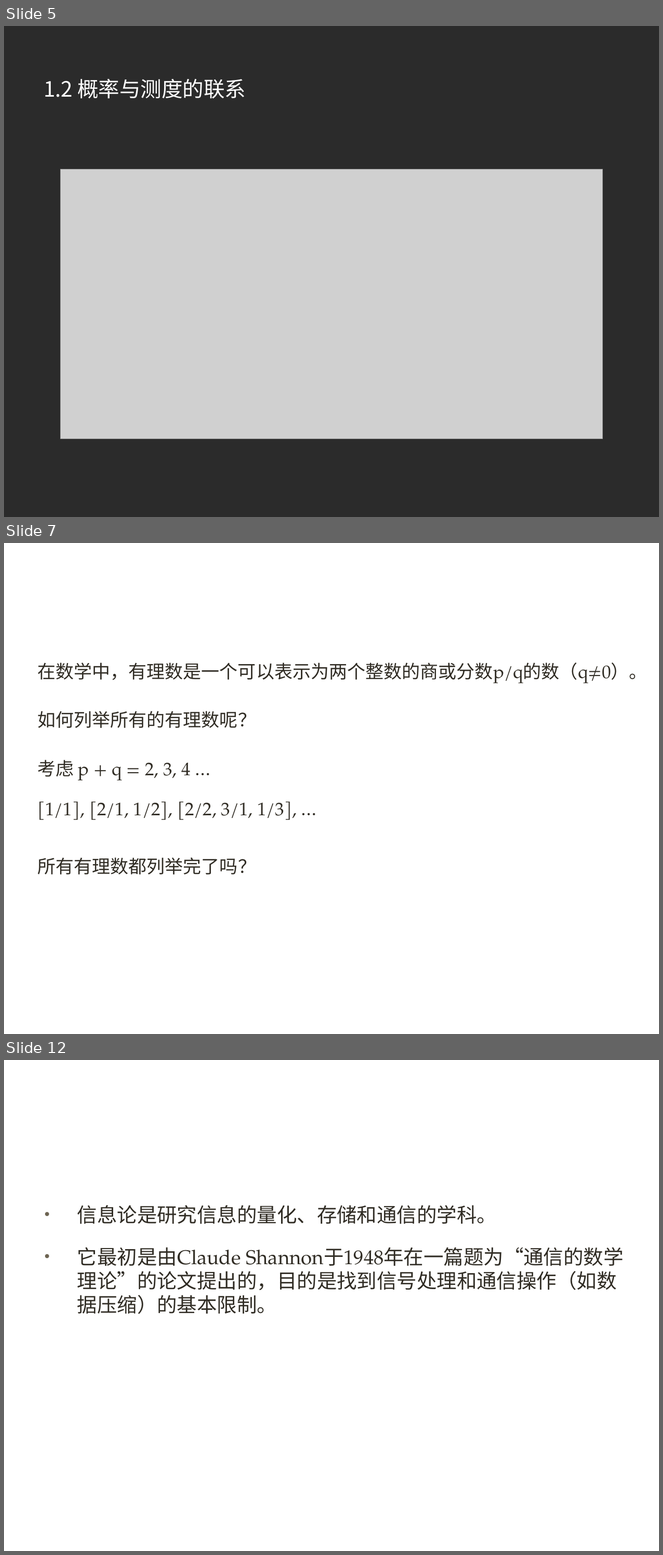
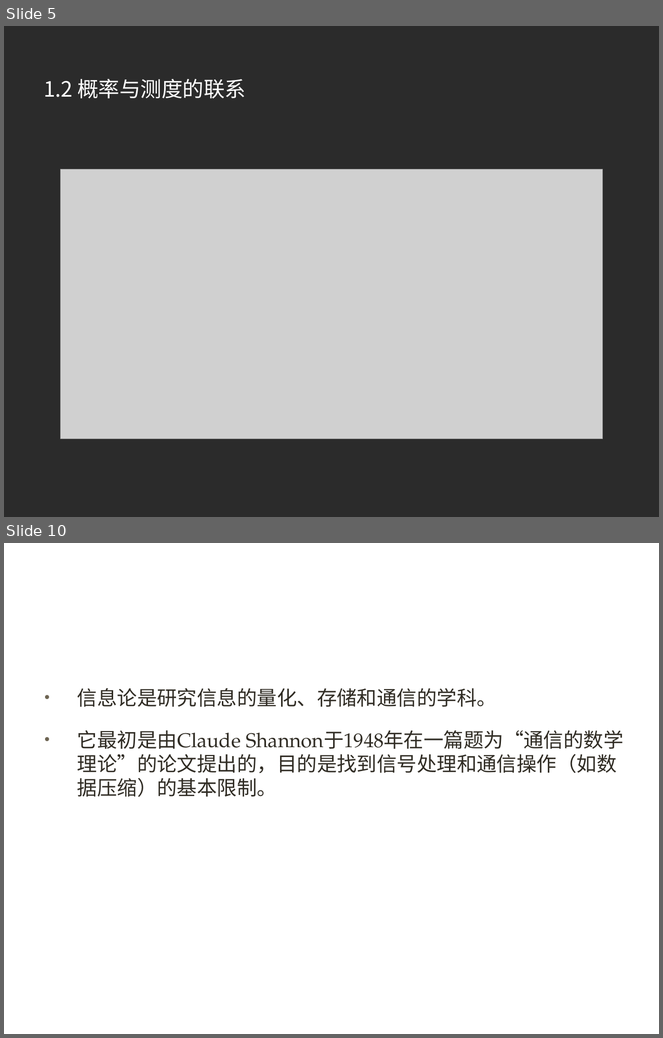
Before and after one commit to xuqinkun/Report, a slide deck: Deep Learning-3.12-3.14.pptx. Shown one above the other, each under a label of ours: slides 5, 7 and 12 before the commit, slides 5 and 10 after it; the slides between them are not shown. The pictures are 663x1555 and 663x1038 pixels, drawn with LibreOffice and Linux fonts; fonts in the diff are those of the drawing; grey boxes stand for pictures; background and template pictures are left out; a plain dark background stands for a picture behind light text. Boxes give left, top, right and bottom in pixels: in the first picture for what was removed or moved away, otherwise in the second. Text is boxed around its words. In the diff, an @@ line names an element or a change of style, - is before the commit and + after.

```diff
--- a/Deep Learning-3.12-3.14.pptx
+++ b/Deep Learning-3.12-3.14.pptx
@@ slide 7 removed at (x1=4, y1=543, x2=659, y2=1034), background picture (left out) @@
@@ title removed at (x1=37, y1=581, x2=613, y2=636) @@
-1.4 有理数
@@ text removed at (x1=37, y1=663, x2=648, y2=683) @@
-在数学中，有理数是一个可以表示为两个整数的商或分数p/q的数（q≠0）。
@@ text removed at (x1=37, y1=711, x2=256, y2=728) @@
-如何列举所有的有理数呢？
@@ text removed at (x1=37, y1=760, x2=297, y2=820) @@
-考虑 p + q = 2, 3, 4 …
-[1/1], [2/1, 1/2], [2/2, 3/1, 1/3], …
@@ text removed at (x1=37, y1=858, x2=256, y2=875) @@
-所有有理数都列举完了吗？
@@ what was slide 12 is now slide 10 @@
```
Also in this commit, not shown: 4 slides changed, 1 other slide removed.
